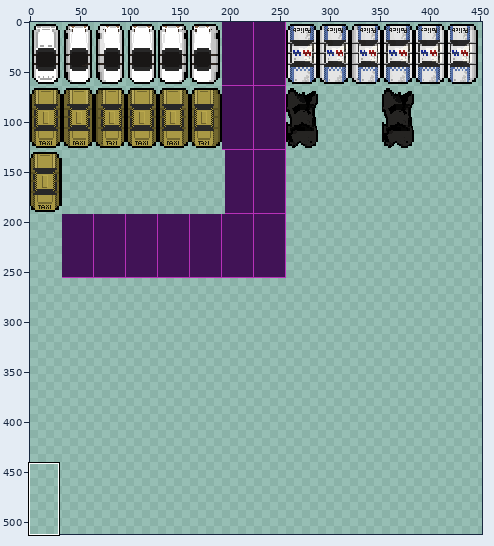
Edited in one commit: sprite sheet (res/textures/textureCars.png). The first picture is a wide view before the edit; the outline marks the close-up.
Close-up. Before the edit:
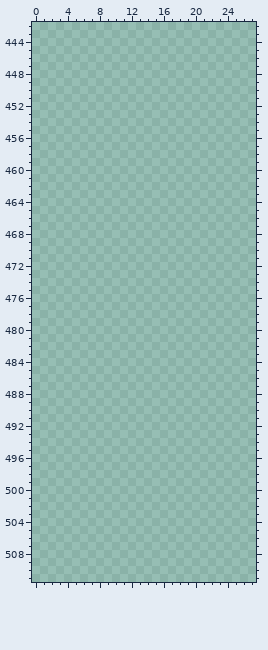
The file is 512x512 pixels. Colours within 5 levels of each other are drawn and written as one. Shown: x 0..27, y 442..511. The wide view leaves out empty margins.
Palette (. is transparent): 
Now the later version:
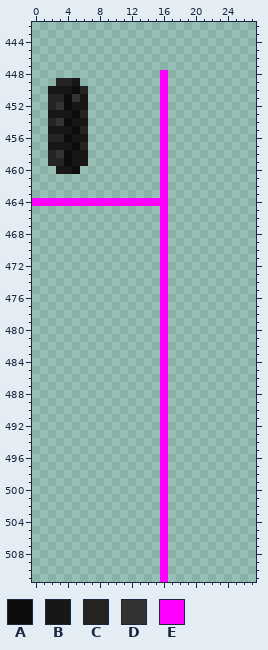
Colours new in this view: A #0c0c0c  B #191716  C #252422  D #333333  E #ff00ff
Edits made:
Colour A is added in row 450 at x 5; in rows 451 to 452 at x 4; in row 453 at x 5; in row 454 at x 4; in row 455 at x 5; in row 456 at x 4.
Colour A is added in row 457 at x 5; in rows 458 to 459 at x 4; in row 460 at x 5.
Colour B is added in row 449 at x 5; in row 450 at x 2 to 4; in row 451 at x 6; in row 452 at x 5 to 6; in row 453 at x 2 to 4; in row 454 at x 5 to 6.
Colour B is added in row 455 at x 2 to 4; in row 456 at x 5 to 6; in row 457 at x 2 to 4; in rows 458 to 459 at x 5 to 6; in row 460 at x 3 to 4.
Colour C is added in row 449 at x 3 to 4; in row 450 at x 6; in row 451 at x 2 to 3; in row 452 at x 2; in row 453 at x 6; in row 454 at x 2.
Colour C is added in row 455 at x 6; in row 456 at x 2 to 3; in row 457 at x 6; in row 458 at x 2; in row 459 at x 2 to 3.
Colour D is added in row 451 at x 5; in row 452 at x 3; in row 454 at x 3; in row 458 at x 3.
Colour E is added in rows 448 to 463 at x 16; in row 464 at x 0 to 16; in rows 465 to 511 at x 16.
